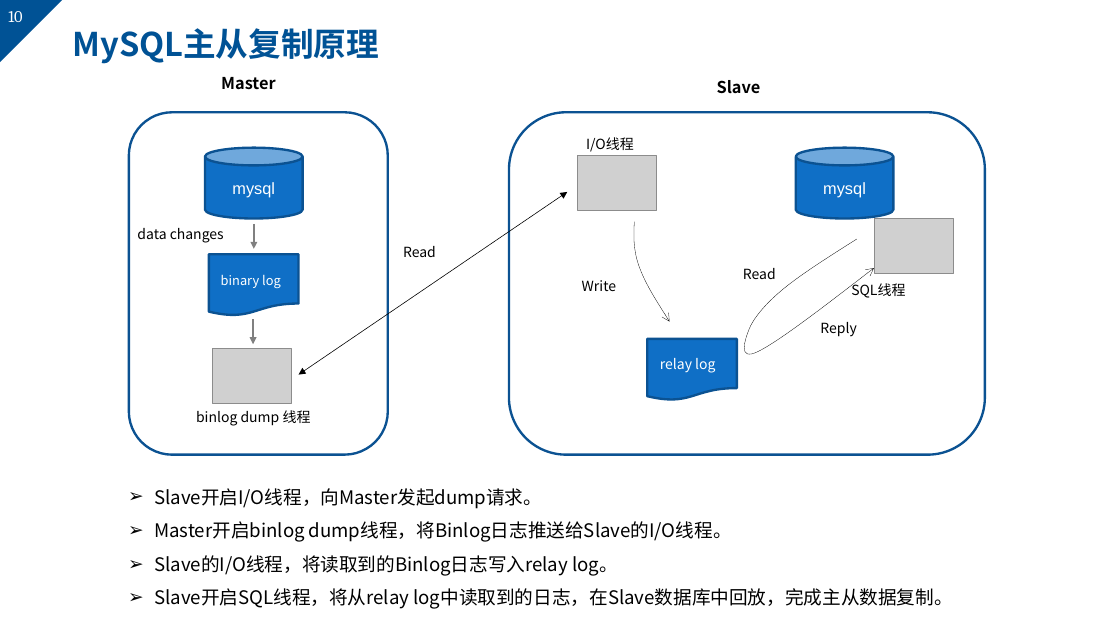
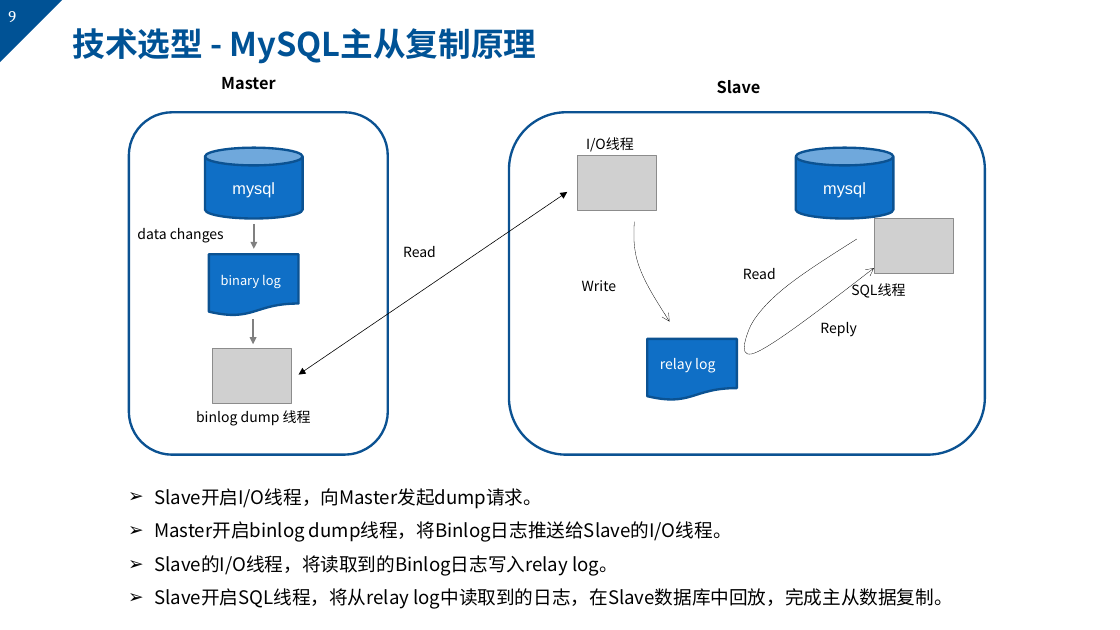
Before and after one commit to markMe1024/coding, a slide deck: slide 9 of MySQL/binlog/后端与UI的webscoket事件机制.pptx (slide 10 before the commit). Drawn at 1120x630 pixels with LibreOffice and Linux fonts; fonts in the diff are those of the drawing; grey boxes stand for pictures; background and template pictures are left out. Boxes give left, top, right and bottom in pixels: in the first picture for what was removed or moved away, otherwise in the second. Text is boxed around its words. In the diff, an @@ line names an element or a change of style, - is before the commit and + after.

```diff
--- a/MySQL/binlog/后端与UI的webscoket事件机制.pptx
+++ b/MySQL/binlog/后端与UI的webscoket事件机制.pptx
@@ page number at [8,11,16,22]: text changed @@
-10
+9
@@ title at [72,28,537,64]: text changed @@
-MySQL主从复制原理
+技术选型 - MySQL主从复制原理
```
Also in this commit, not shown: 13 other slides changed, 8 slides added, 2 slides removed.
